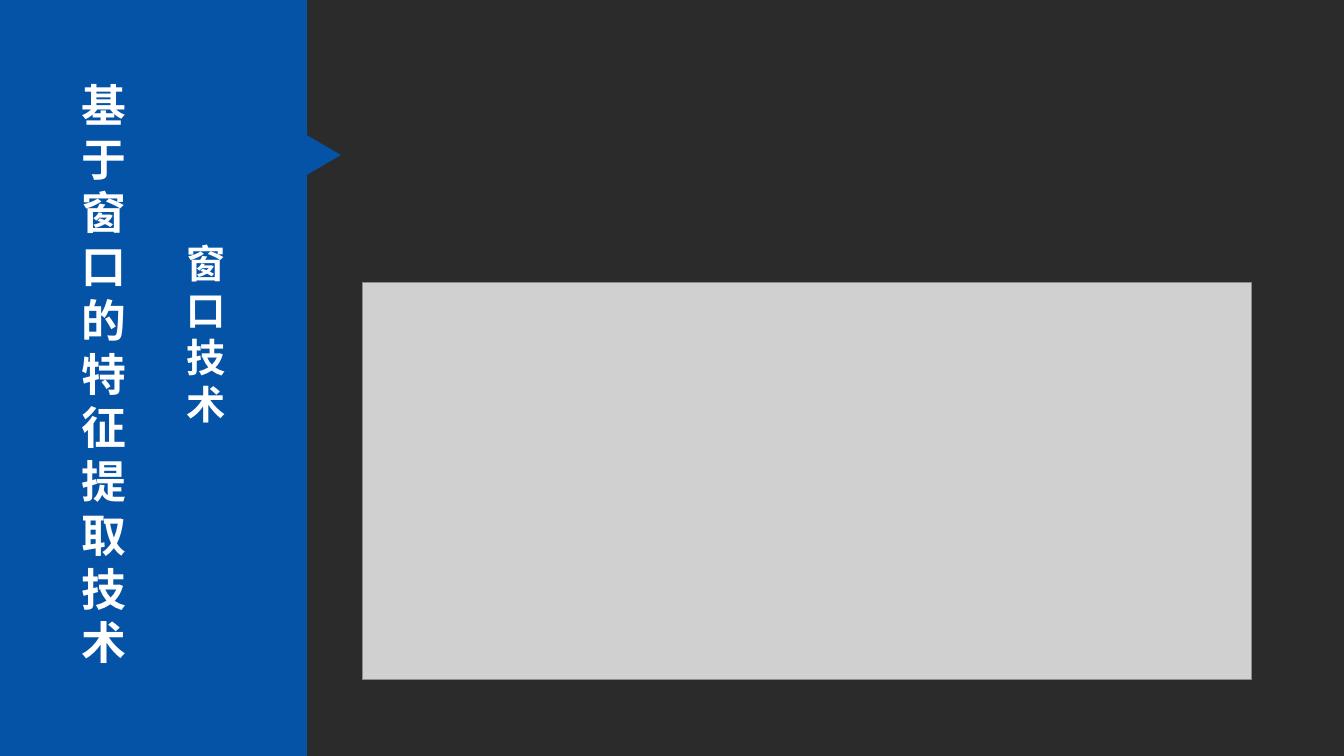
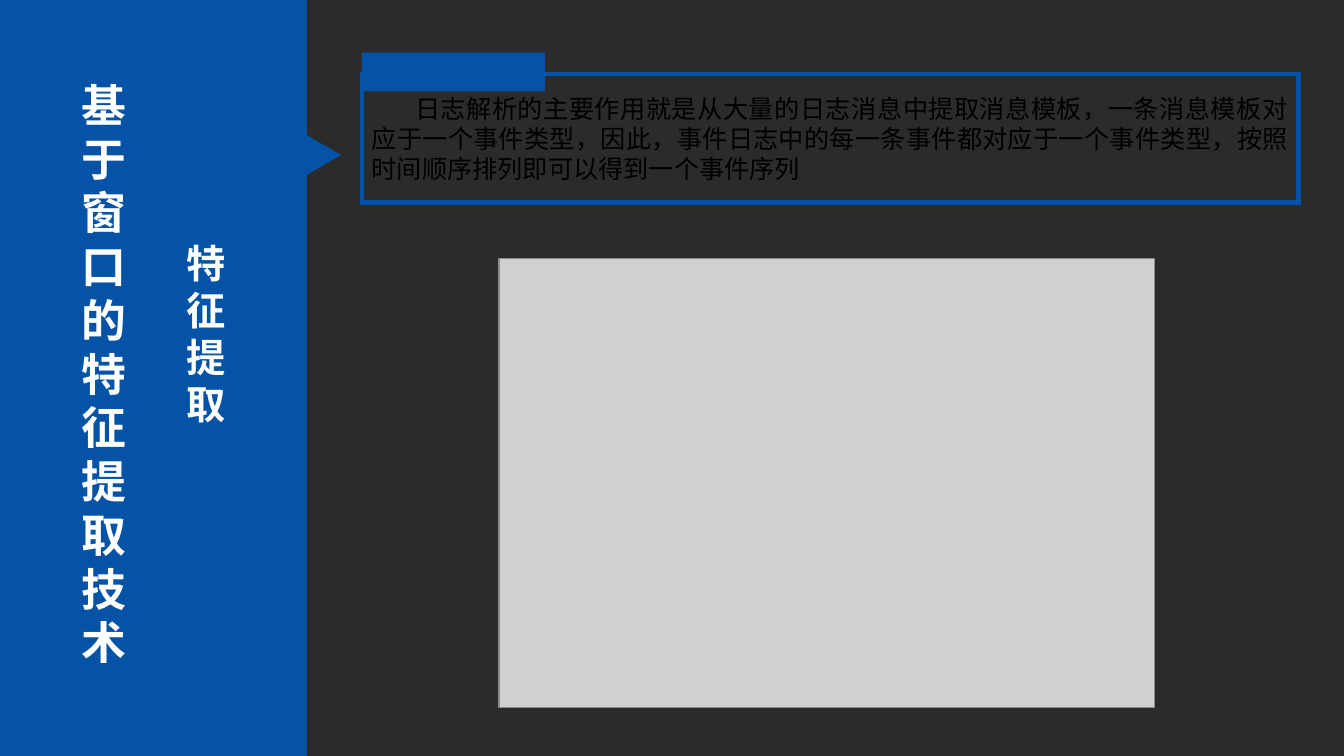
Before and after one commit to huowj/bishe, a slide deck: slide 25 of dabian/毕设.pptx (slide 18 before the commit). Drawn at 1344x756 pixels with LibreOffice and Linux fonts; fonts in the diff are those of the drawing; grey boxes stand for pictures; background and template pictures are left out; a plain dark background stands for a picture behind light text. Boxes give left, top, right and bottom in pixels: in the first picture for what was removed or moved away, otherwise in the second. Text is boxed around its words. In the diff, an @@ line names an element or a change of style, - is before the commit and + after.

```diff
--- a/dabian/毕设.pptx
+++ b/dabian/毕设.pptx
@@ rectangle added at box(362, 52, 545, 92), fill #0553A7 @@
@@ rectangle added at box(362, 74, 1299, 203), outline #0553A7 3 pt, 18 pt, text #000000 @@
+日志解析的主要作用就是从大量的日志消息中提取消息模板，一条消息模板对应于一个事件类型，因此，事件日志中的每一条事件都对应于一个事件类型，按照时间顺序排列即可以得到一个事件序列
@@ text at box(187, 244, 226, 423): text changed @@
-窗口技术
+特征提取
@@ picture: place and size @@
-picture at box(363, 283, 1252, 681)
+picture at box(499, 259, 1155, 708)
```
Also in this commit, not shown: 11 other slides changed, 13 slides added, 1 other file.
